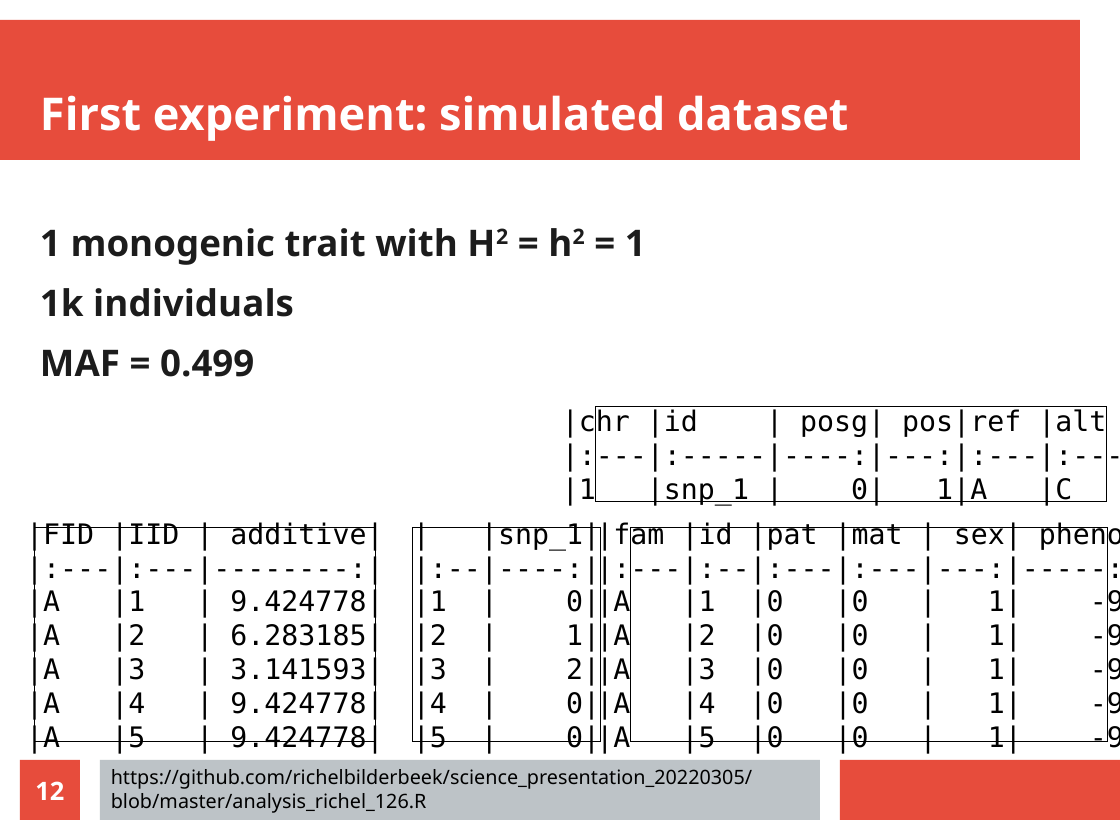
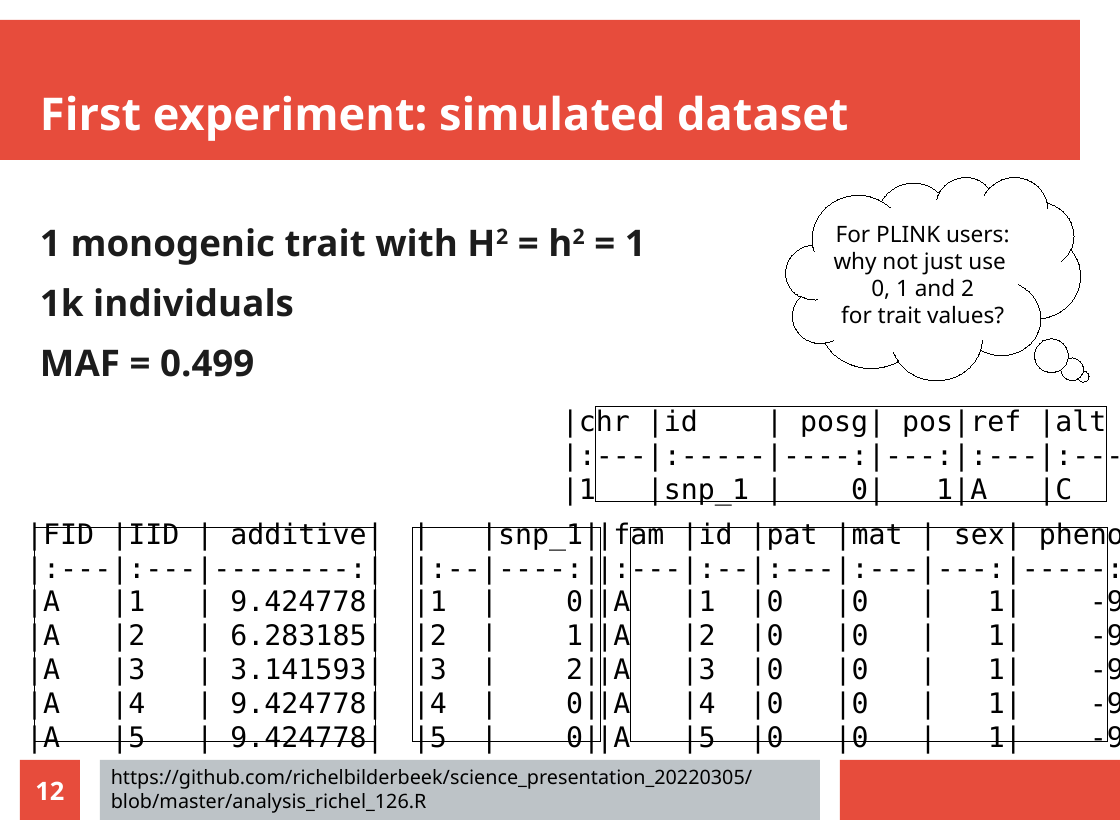
Before and after one commit to richelbilderbeek/science_presentation_20220305, a slide deck: slide 12 of science_presentation_20220305.odp. Drawn at 1120x840 pixels with LibreOffice and Linux fonts; fonts in the diff are those of the drawing. Boxes give left, top, right and bottom in pixels: in the first picture for what was removed or moved away, otherwise in the second. Text is boxed around its words. In the diff, an @@ line names an element or a change of style, - is before the commit and + after.

```diff
--- a/science_presentation_20220305.odp
+++ b/science_presentation_20220305.odp
@@ thought cloud added at (787, 177, 1081, 380), fill #FFFFFF, outline #000000 0 pt, 16 pt, text #000000 @@
+For PLINK users:
+why not just use
+0, 1 and 2
+for trait values?
```
Also in this commit, not shown: 9 other slides changed, 13 slides added, 2 slides removed, 6 other files.
